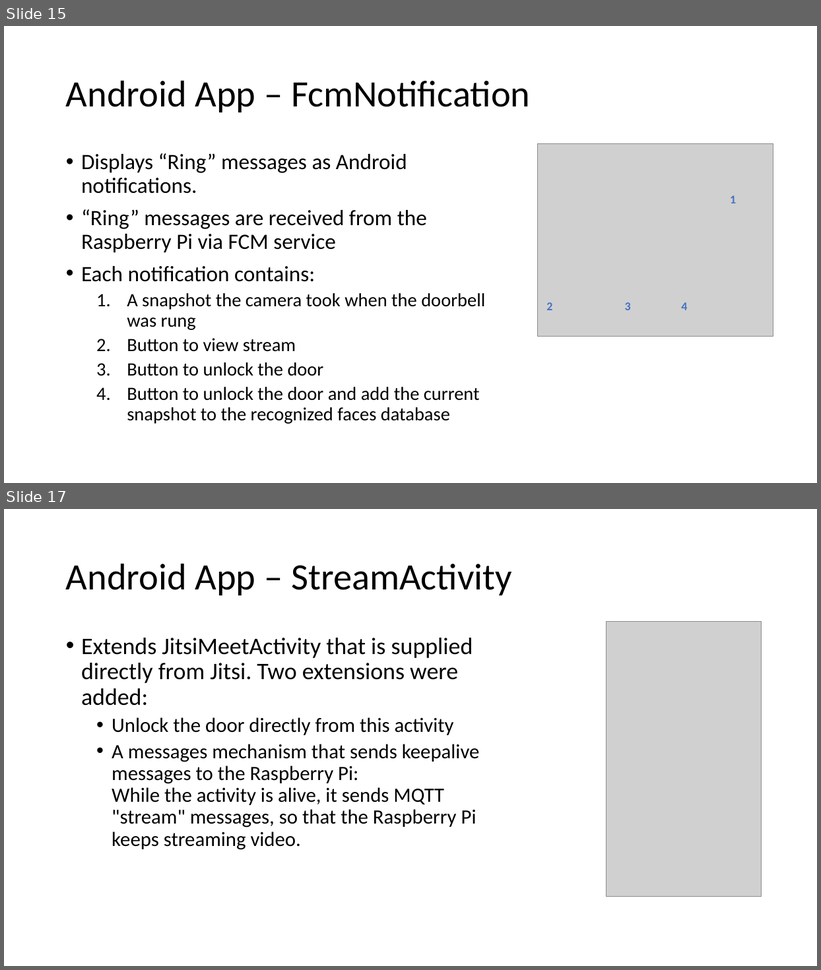
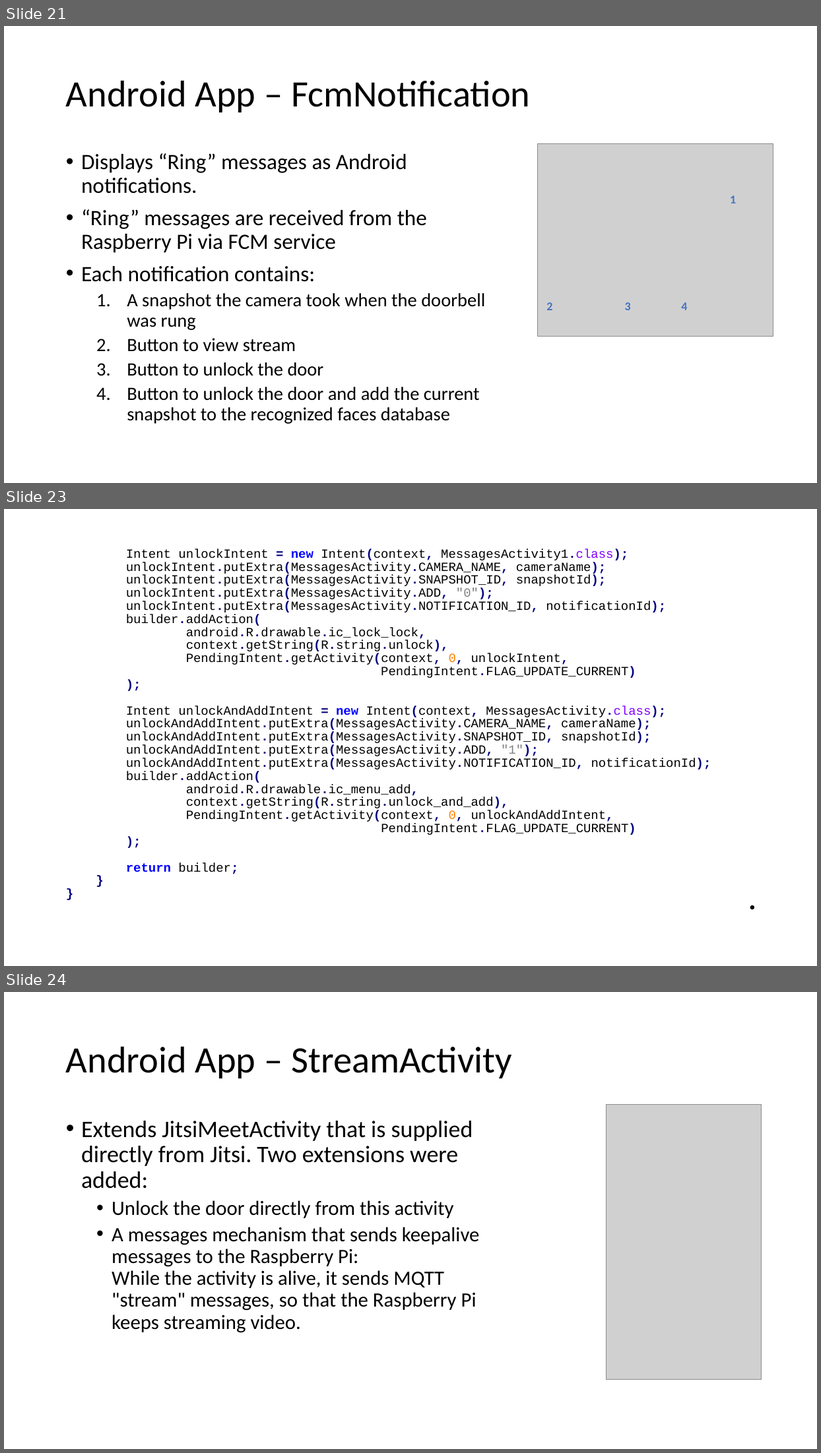
Before and after one commit to aamnony/Smart-Doorbell, a slide deck: docs/presentations/final.pptx. Shown one above the other, each under a label of ours: slides 15 and 17 before the commit, slides 21, 23 and 24 after it; the slides between them are not shown. The pictures are 821x970 and 821x1453 pixels, drawn with LibreOffice and Linux fonts; fonts in the diff are those of the drawing; grey boxes stand for pictures. Boxes give left, top, right and bottom in pixels: in the first picture for what was removed or moved away, otherwise in the second. Text is boxed around its words. In the diff, an @@ line names an element or a change of style, - is before the commit and + after.

```diff
--- a/docs/presentations/final.pptx
+++ b/docs/presentations/final.pptx
@@ slide 23 added at bbox=[4, 509, 817, 966], background #FFFFFF @@
@@ text added at bbox=[126, 549, 712, 875], 14.8 pt, text #000000 @@
+Intent unlockIntent = new Intent(context, MessagesActivity1.class);
+unlockIntent.putExtra(MessagesActivity.CAMERA_NAME, cameraName);
+unlockIntent.putExtra(MessagesActivity.SNAPSHOT_ID, snapshotId);
+unlockIntent.putExtra(MessagesActivity.ADD, "0");
+unlockIntent.putExtra(MessagesActivity.NOTIFICATION_ID, notificationId);
+builder.addAction(
+android.R.drawable.ic_lock_lock,
+context.getString(R.string.unlock),
+PendingIntent.getActivity(context, 0, unlockIntent,
+PendingIntent.FLAG_UPDATE_CURRENT)
+);
+Intent unlockAndAddIntent = new Intent(context, MessagesActivity.class);
+unlockAndAddIntent.putExtra(MessagesActivity.CAMERA_NAME, cameraName);
+unlockAndAddIntent.putExtra(MessagesActivity.SNAPSHOT_ID, snapshotId);
+unlockAndAddIntent.putExtra(MessagesActivity.ADD, "1");
+unlockAndAddIntent.putExtra(MessagesActivity.NOTIFICATION_ID, notificationId);
+builder.addAction(
+android.R.drawable.ic_menu_add,
+context.getString(R.string.unlock_and_add),
+PendingIntent.getActivity(context, 0, unlockAndAddIntent,
+PendingIntent.FLAG_UPDATE_CURRENT)
+);
+return builder;
+}
+}
@@ what was slide 15 is now slide 21 @@
@@ what was slide 17 is now slide 24 @@
```
Also in this commit, not shown: 2 slides changed, 6 other slides added.
